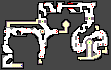
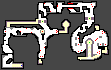
Two versions of the same layered image (111x70). Layer-by-layer changes:
painted on "Platformer" over box(75, 31, 105, 54)
painted on "Pits" over box(75, 32, 104, 53)
